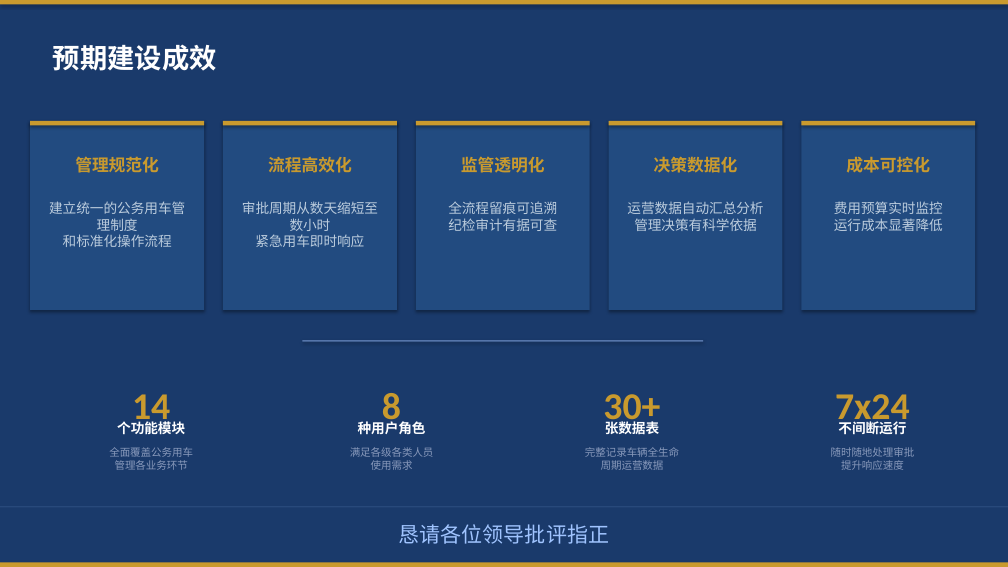
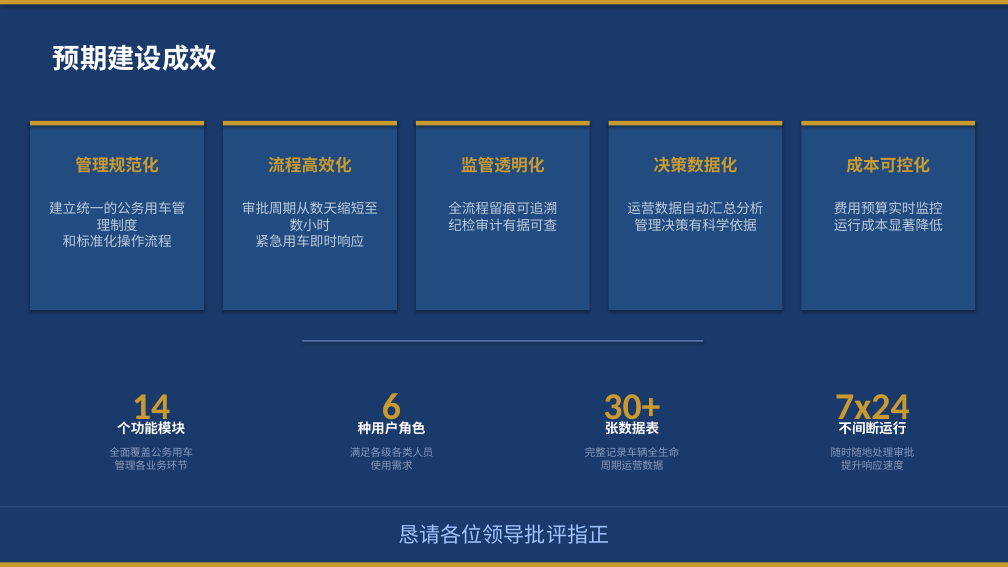
Before and after one commit to huaijiannan/vehicle-mokeycode, a slide deck: slide 10 of 公务用车管理信息系统-汇报方案.pptx. Drawn at 1008x567 pixels with LibreOffice and Linux fonts; fonts in the diff are those of the drawing. Boxes give left, top, right and bottom in pixels: in the first picture for what was removed or moved away, otherwise in the second. Text is boxed around its words. In the diff, an @@ line names an element or a change of style, - is before the commit and + after.

```diff
--- a/公务用车管理信息系统-汇报方案.pptx
+++ b/公务用车管理信息系统-汇报方案.pptx
@@ text at (382, 393, 401, 429): text changed @@
-8
+6
```
Also in this commit, not shown: 4 other slides changed, 2 other files.
